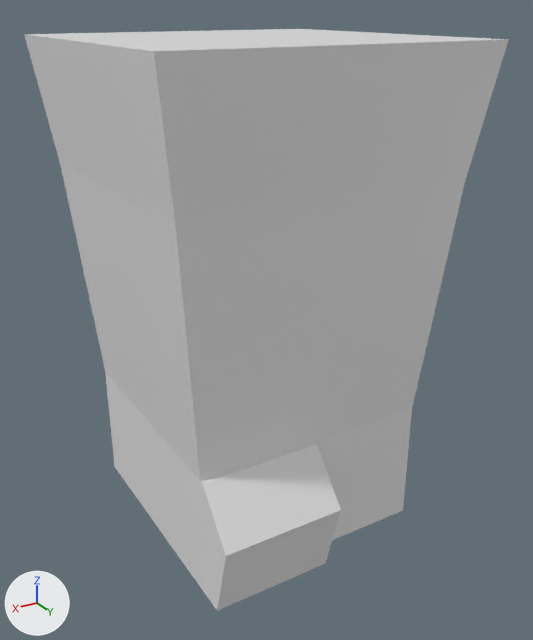
What one commit did to the Blender file Assets/BlenderStuff/Grabber.blend.
The view is the same before and after, from a camera (50 mm lens) standing at (2.88, 5.07, 4.23) and looking at (-0.05, 0.18, 1.78). The lights are fixed; the arrows at lower left show +X, +Y and +Z.
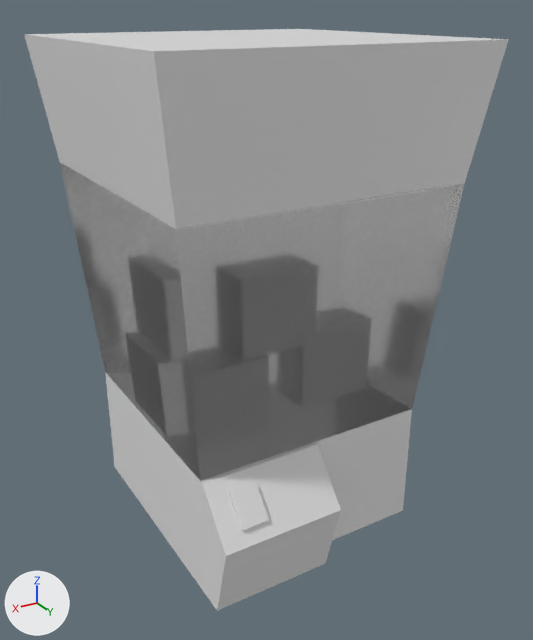
Where the change shows, as pixel boxes (x1, y1, x2, y2) in the pictures (533 x 640 px; the box of a moved part takes in the faces that stretch with it):
'Cube', surface changed, reshaped
    both: (24, 29, 509, 611)
part 1 of me_cube, moved or reshaped
    both: (105, 372, 412, 610)

Patch to the scene script:
```diff
--- a/Assets/BlenderStuff/Grabber.blend.py
+++ b/Assets/BlenderStuff/Grabber.blend.py
@@ mat_material_001 @@
 n0 = _N.new('ShaderNodeOutputMaterial'); n0.name = 'Material Output'
-n1 = _N.new('ShaderNodeBsdfPrincipled'); n1.name = 'Principled BSDF'
-n1.distribution = 'GGX'
-n1.subsurface_method = 'BURLEY'
-n1.inputs[19].default_value = 0.25  # 'Coat Weight'
-_L.new(n1.outputs[0], n0.inputs[0])  # 'BSDF' to 'Surface'
+n2 = _N.new('ShaderNodeBsdfGlass'); n2.name = 'Glass BSDF'
+n2.distribution = 'GGX'
+n2.inputs[1].default_value = 0.193  # 'Roughness'
+n2.inputs[2].default_value = 1.45  # 'IOR'
+_L.new(n2.outputs[0], n0.inputs[0])  # 'BSDF' to 'Surface'
@@ me_cube @@
 # used by ob_cube; location = (0.0, 0.0, 2.0); scale = (1.0, 1.0, 2.0)
-me_cube.from_pydata(...)  # 27 vertices, 23 faces; spans x -1.3..1.3, y -1.3..1.37, z -1.0..1.0
+me_cube.from_pydata(...)  # 55 vertices, 42 faces; spans x -1.3..1.3, y -1.3..1.37, z -1.0..1.0
+# me_cube part 1
+# 4 vertices are removed from x -1.0..1.0, y 1.0, z -1.0..-0.74
+# 11 faces are deleted
+# 8 vertices are added at x 0.61..0.83, y 1.11..1.32, z -0.63..-0.51
+# 12 new faces join them, mat_material (white #e7e7e7)
 me_cube.materials.append(mat_material)
```
